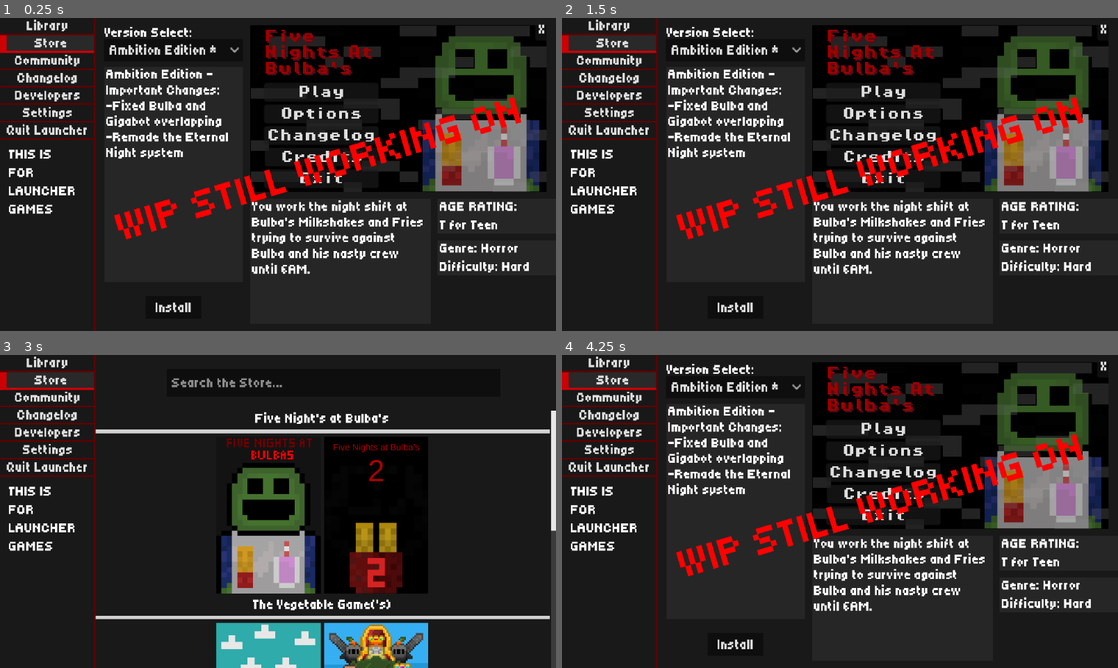
Above: before the commit, frames 1-4 (two rows, left to right).
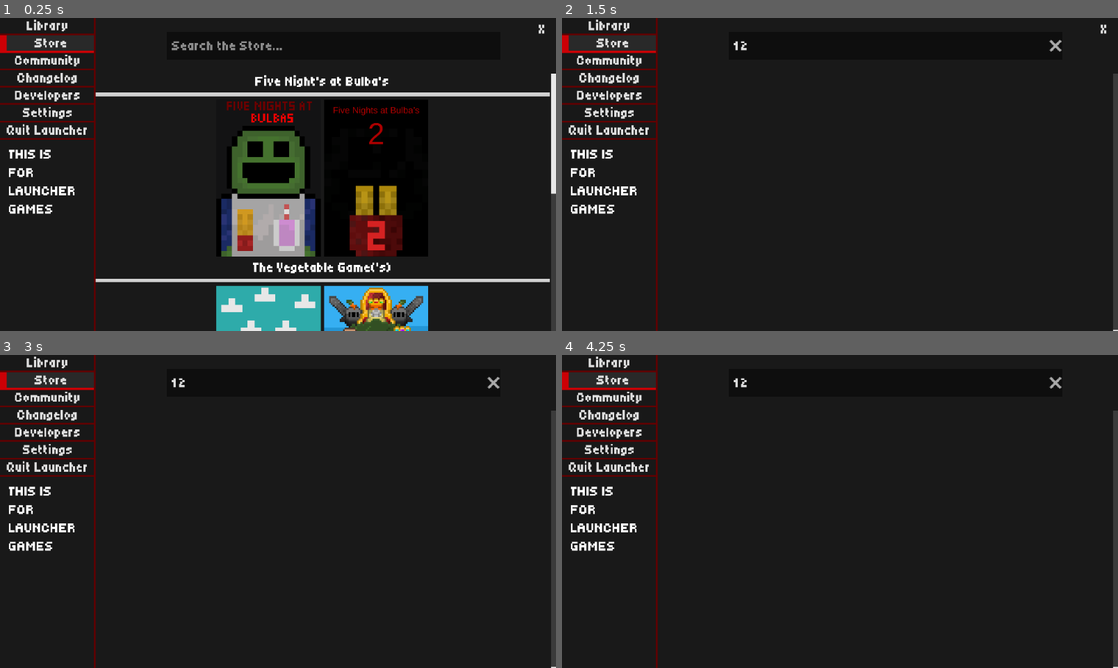
Above: after the commit, the same moments.

Repository: Workaholic-Games/Ambition-Launcher
Game: Godot game, scene res://entites/main/main.tscn
The game is run twice, just before and just after one commit, with the same random seed, the same clock (stepped at 60 frames per second) and the same inputs.
Inputs (mouse positions are in pixels of both pictures, inside the frame that each line leads up to):
- Up to frame 1 (0.25 s): no input
- Up to frame 2 (1.5 s): click (895, 46) at 0.52 s; type "12" at 0.6 s; click "Store" at 1.25 s
- Up to frame 3 (3 s): click (266, 514) at 2 s, where only the run before the commit has a clickable "Five Night's at Bulba's"; click "X" at 2.75 s
- Up to frame 4 (4.25 s): click "Five Night's at Bulba's 2" (after the commit: "Store") at 3.5 s

The runs differ from the first frame. In frame 1, 38% of the frame differs, in the area x 17-100%, y 2-100%; in frame 2, 23%; in frame 3, 23%; in frame 4, 23%.

Commit message:
changed how visability works

Diff:
--- a/entites/main/main.tscn
+++ b/entites/main/main.tscn
@@ -88,8 +88,6 @@
 
 [sub_resource type="StyleBoxEmpty" id="StyleBoxEmpty_fwoik"]
 
-[sub_resource type="GDScript" id="GDScript_eq36p"]
-
 [sub_resource type="StyleBoxFlat" id="StyleBoxFlat_4mlte"]
 bg_color = Color(0.09803922, 0.09803922, 0.09803922, 1)
 
@@ -550,10 +548,10 @@
 script = ExtResource("10_tkre5")
 
 [node name="FNAB" type="Control" parent="Store/Store Pages" unique_id=116970929]
+visible = false
 anchors_preset = 0
 offset_left = 110.0
 offset_right = 110.0
-script = SubResource("GDScript_eq36p")
 
 [node name="Background" type="Panel" parent="Store/Store Pages/FNAB" unique_id=1212018716]
 layout_mode = 0
--- a/entites/store/store_item.gd
+++ b/entites/store/store_item.gd
@@ -1,6 +1,6 @@
 extends TextureButton
 
-@export var store_page : Control
+@onready var store_page : Control = $"../../../../../Store Pages/FNAB"
 @onready var store_pages: Control = $"../../../../../Store Pages"
 
 
@@ -19,6 +19,7 @@
 	#store_page.visible = true
 	#this is temp solution, will change to var in future
 	store_pages.visible = true
+	store_page.visible = true
 
 
 
